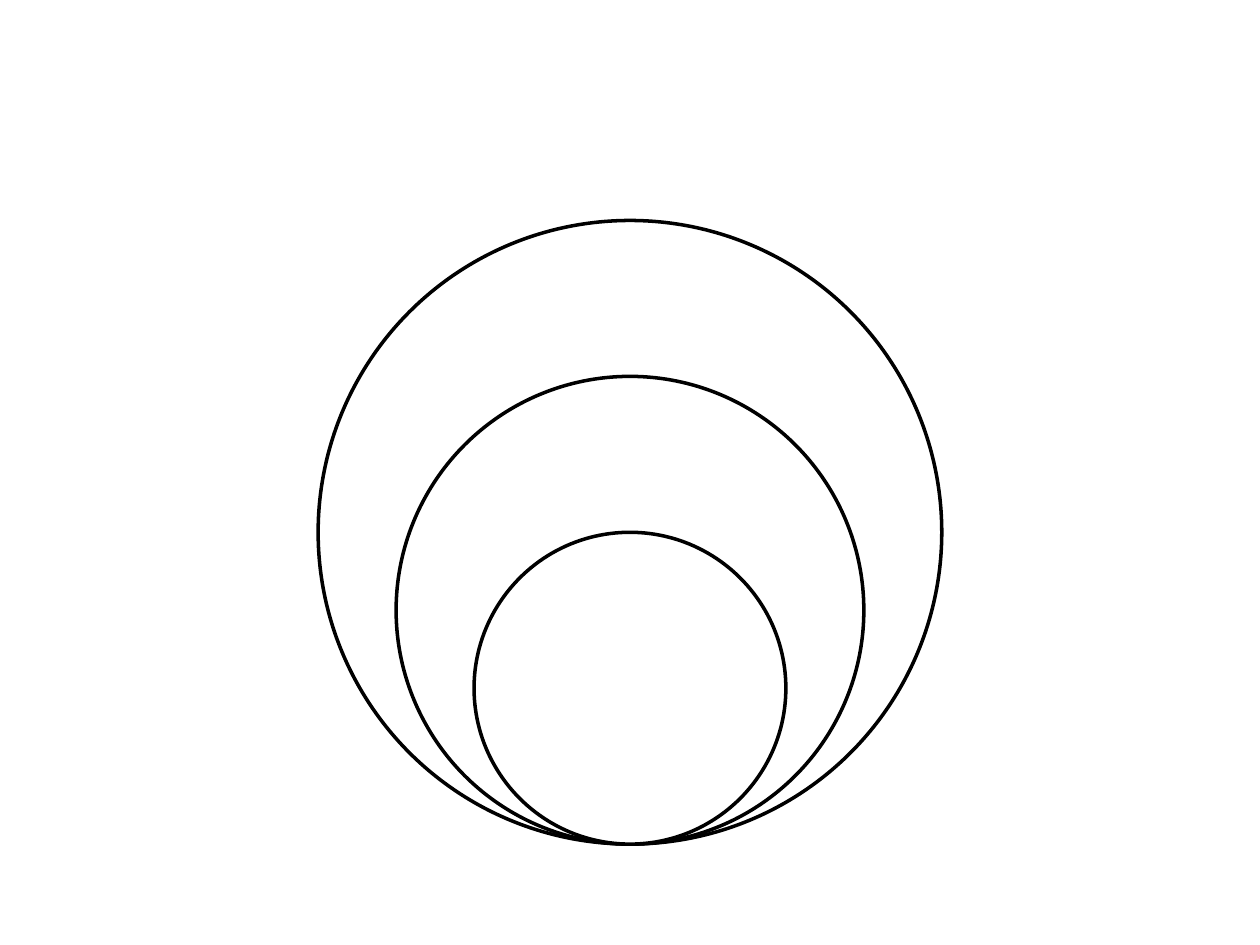
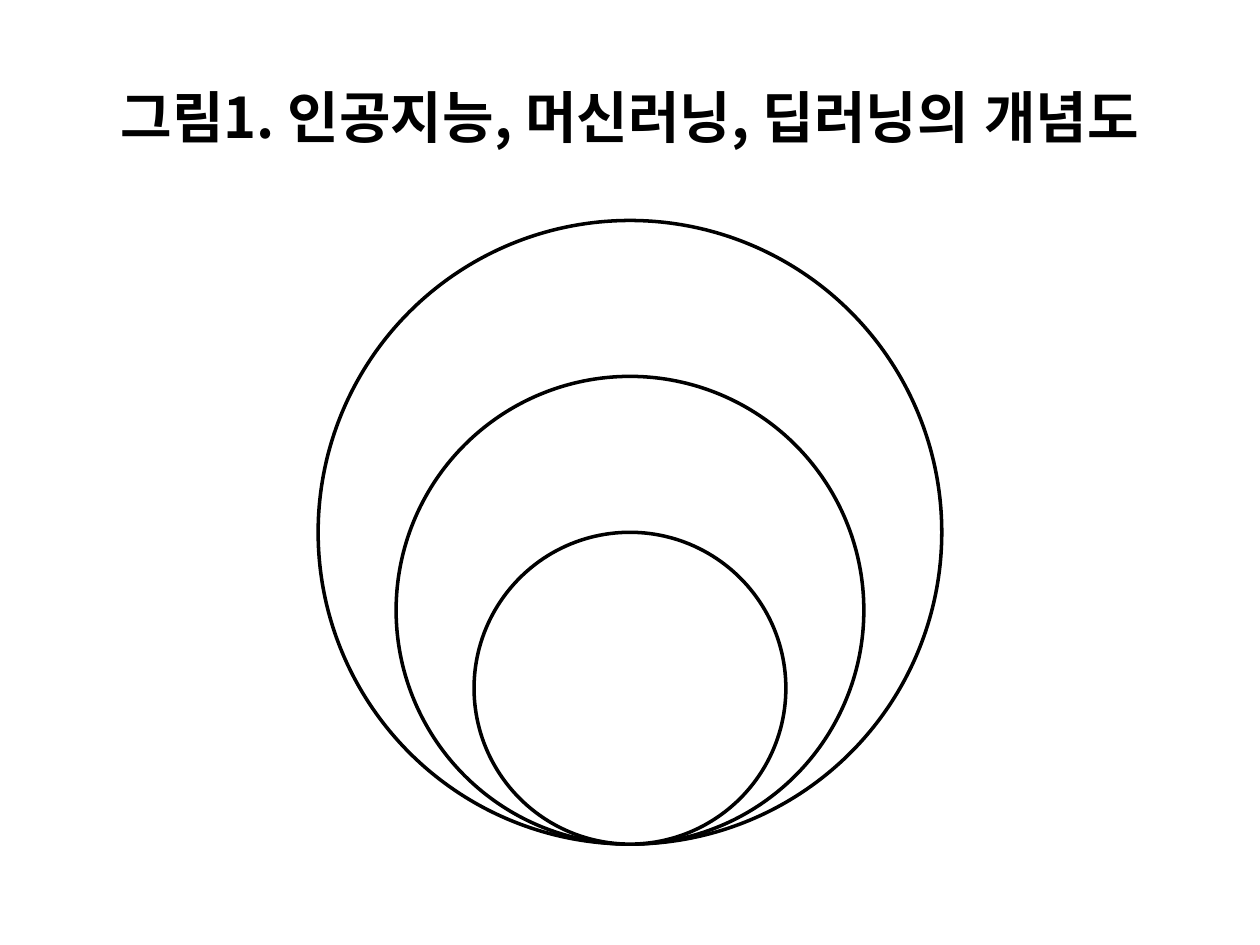
Before and after one commit to externalbrainlab/externalbrainlab.github.io, a slide deck: slide 1 of ppt/차트.pptx. Drawn at 1260x945 pixels with LibreOffice and Linux fonts; fonts in the diff are those of the drawing. Boxes give left, top, right and bottom in pixels: in the first picture for what was removed or moved away, otherwise in the second. Text is boxed around its words. In the diff, an @@ line names an element or a change of style, - is before the commit and + after.

```diff
--- a/ppt/차트.pptx
+++ b/ppt/차트.pptx
@@ title added at [121,91,1139,150], 32 pt, text #000000, bold @@
+그림1. 인공지능, 머신러닝, 딥러닝의 개념도
```
Also in this commit, not shown: 9 other slides changed, 4 slides added, 9 other files.
